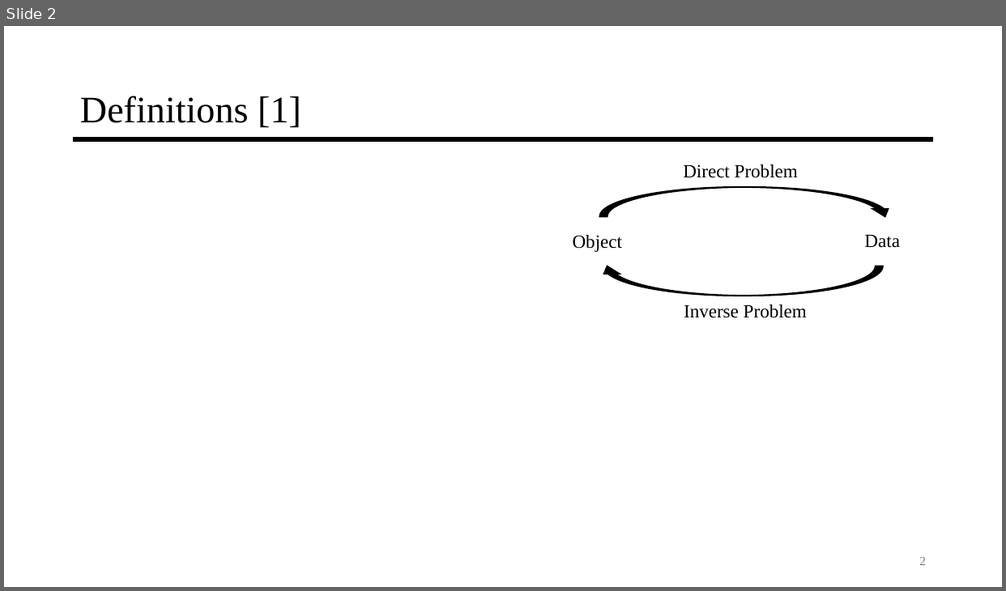
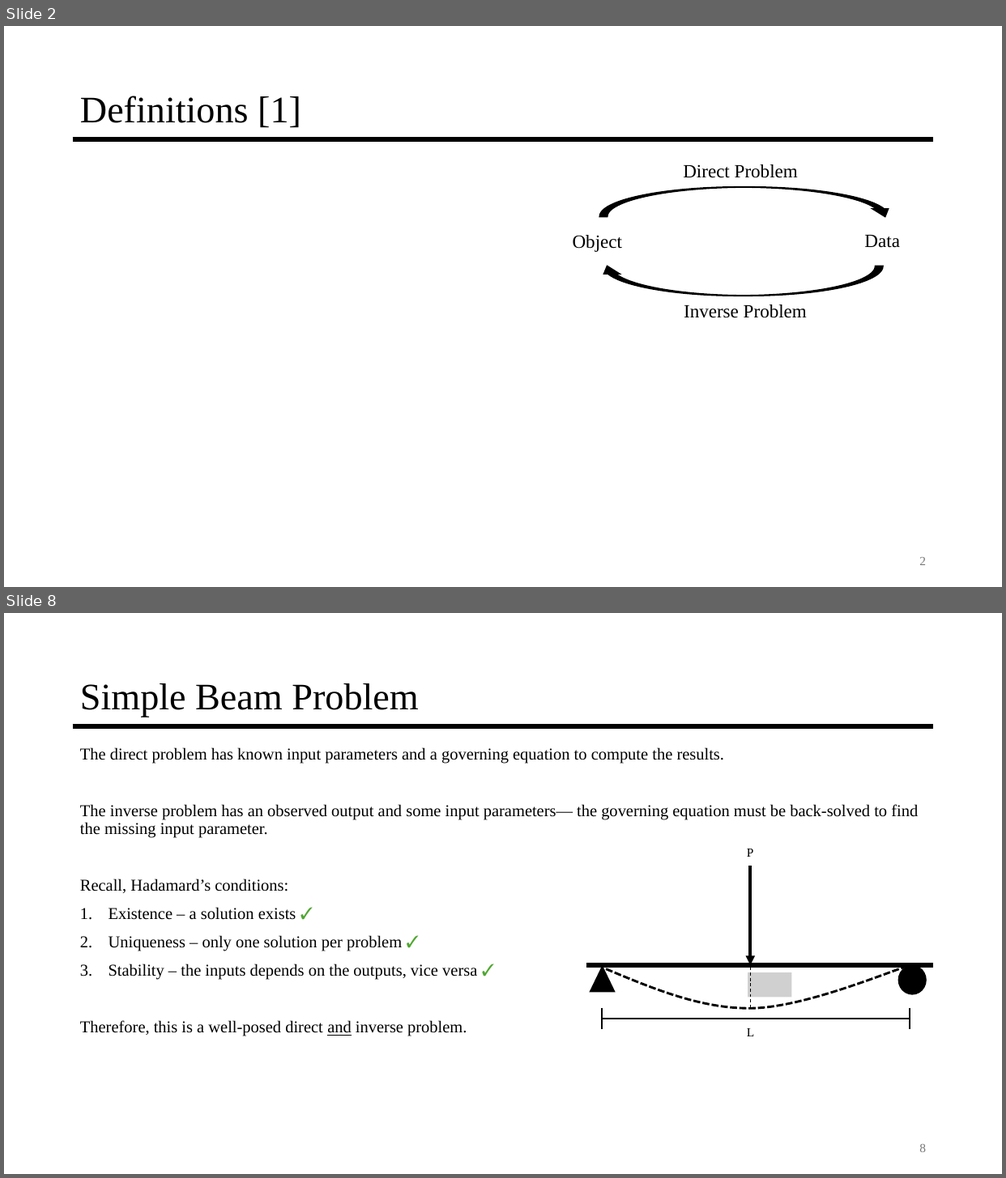
Before and after one commit to jyarch/inverse-mechanics-course, a slide deck: 0-Introduction/0-Introduction.pptx. Shown one above the other, each under a label of ours: slide 2 before the commit, slides 2 and 8 after it; the slides between them are not shown. The pictures are 1006x591 and 1006x1178 pixels, drawn with LibreOffice and Linux fonts; fonts in the diff are those of the drawing; grey boxes stand for pictures. Boxes give left, top, right and bottom in pixels: in the first picture for what was removed or moved away, otherwise in the second. Text is boxed around its words. In the diff, an @@ line names an element or a change of style, - is before the commit and + after.

Commit message:
intro slides - create 3 example problems
problem 1 - image blurring
problem 2 - simple beam problem, direct and inverse
problem 3 - simple beam problem with two materials

in addition, add more detail to definition slides

```diff
--- a/0-Introduction/0-Introduction.pptx
+++ b/0-Introduction/0-Introduction.pptx
@@ slide 8 added at [4, 613, 1002, 1174], background #FFFFFF; not listed: 1 template element that a slide beside it also shows @@
@@ title added at [80, 683, 418, 717], 36 pt, text #000000 @@
+Simple Beam Problem
@@ text added at [80, 747, 918, 1037], 16 pt, text #000000 @@
+The direct problem has known input parameters and a governing equation to compute the results.
+The inverse problem has an observed output and some input parameters— the governing equation must be back-solved to find the missing input parameter.
+Recall, Hadamard’s conditions:
+1. Existence – a solution exists ✓
+2. Uniqueness – only one solution per problem ✓
+3. Stability – the inputs depends on the outputs, vice versa ✓
+Therefore, this is a well-posed direct and inverse problem.
@@ group added at [586, 849, 934, 1037]: 5 lines, 2 texts, 1 ellipse, 1 triangle, 1 arrow, 1 freeform shape, 1 picture @@
+L
+P
@@ page number added at [919, 1144, 926, 1152], 12 pt, text #797979 @@
+8
```
Also in this commit, not shown: 1 slide changed, 7 other slides added, 4 slides removed, 1 other file.
